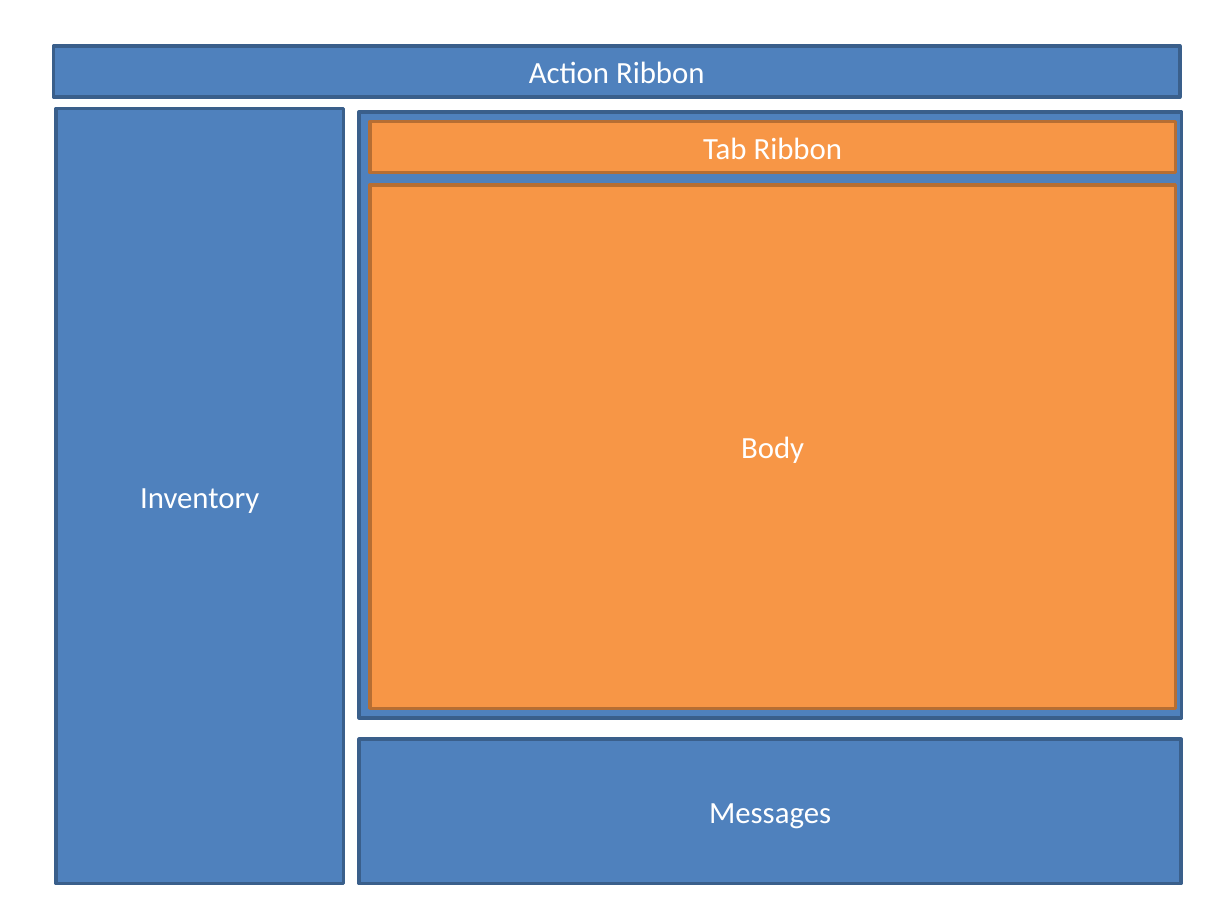
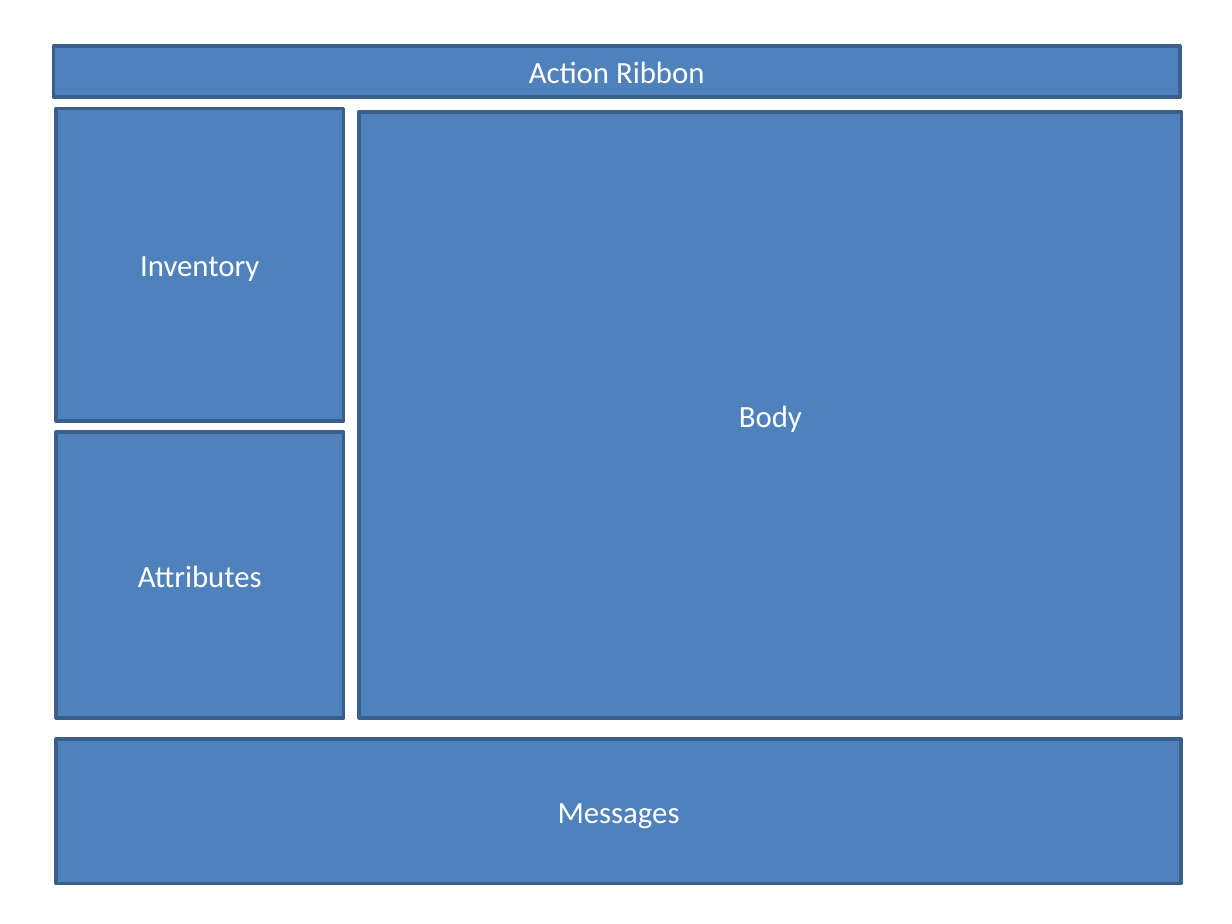
Before and after one commit to phnomcobra/CNG-Playground, a slide deck: slide 1 of notes.pptx. Drawn at 1232x924 pixels with LibreOffice and Linux fonts; fonts in the diff are those of the drawing. Boxes give left, top, right and bottom in pixels: in the first picture for what was removed or moved away, otherwise in the second. Text is boxed around its words. In the diff, an @@ line names an element or a change of style, - is before the commit and + after.

```diff
--- a/notes.pptx
+++ b/notes.pptx
@@ rectangle "Inventory": place and size @@
-rectangle "Inventory" at (57,108,344,883)
+rectangle "Inventory" at (57,108,344,421)
@@ rectangle "Body": place and size @@
-rectangle "Body" at (370,185,1175,708)
+rectangle "Body" at (359,112,1181,718)
@@ rectangle "Body" at (359,112,1181,718): fill #F79646 to #4F81BD; outline #B76F34 2 pt to #3A5F8C 2 pt @@
@@ rectangle removed at (359,112,1181,718) @@
@@ rectangle removed at (370,122,1175,174) @@
-Tab Ribbon
@@ rectangle added at (57,432,344,718), fill #4F81BD, outline #3A5F8C 2 pt, 18 pt, text #FFFFFF @@
+Attributes
@@ rectangle "Messages": place and size @@
-rectangle "Messages" at (359,739,1180,883)
+rectangle "Messages" at (57,739,1181,883)
```
Also in this commit, not shown: 1 other slide changed, 2 slides added, 1 slide removed.
